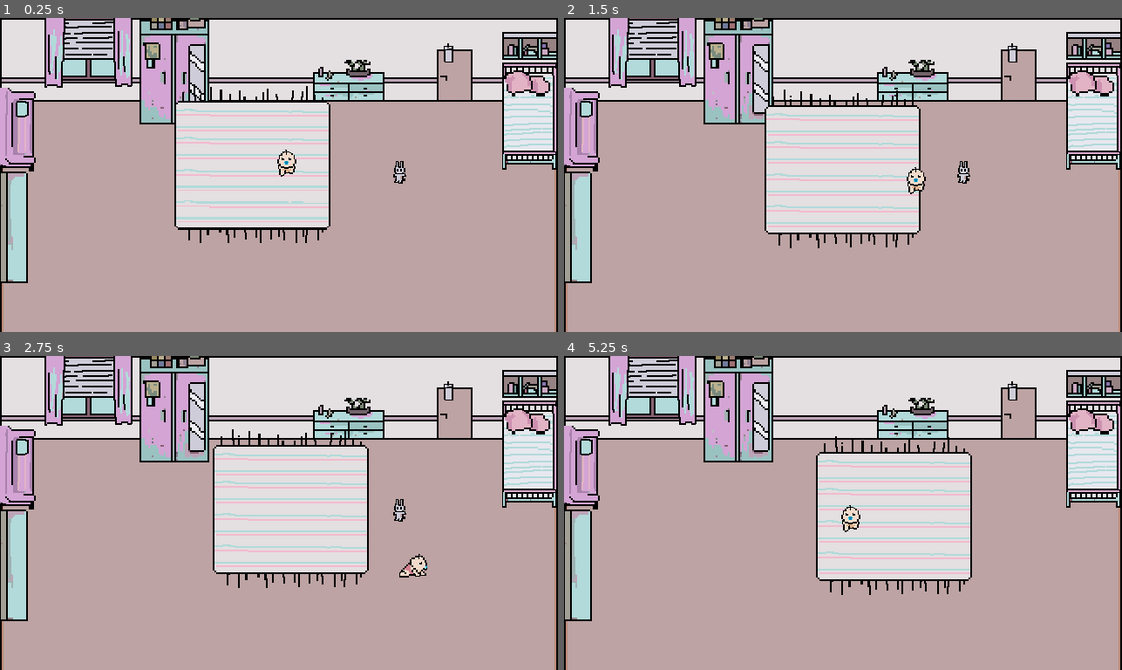
Above: before the commit, frames 1-4 (two rows, left to right).
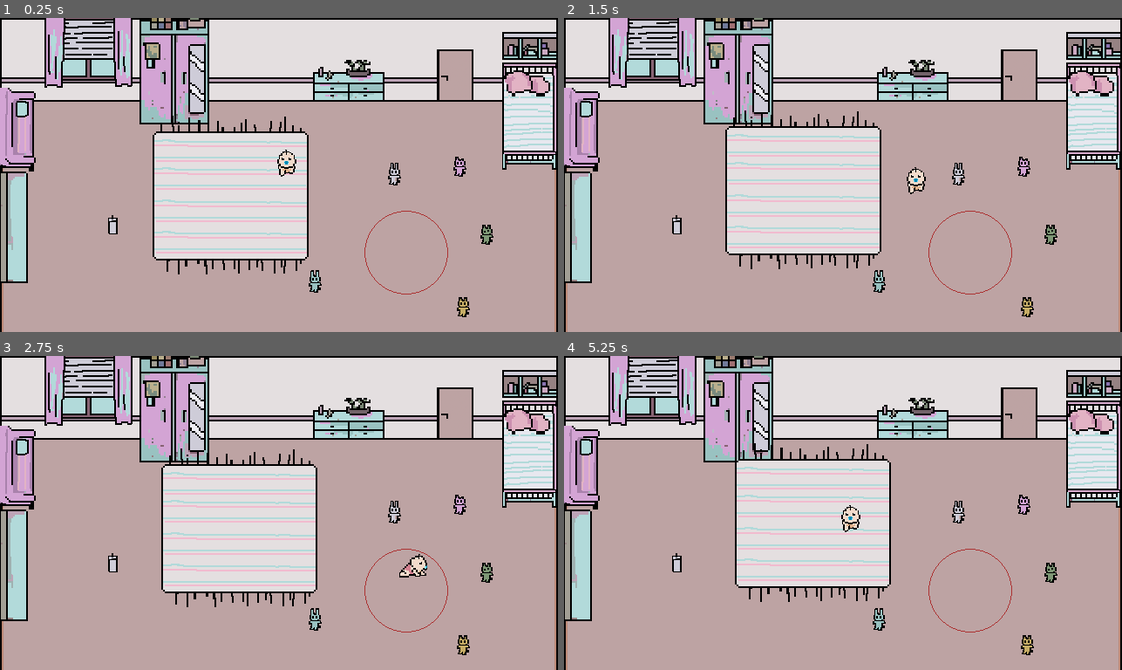
Above: after the commit, the same moments.

Repository: tucson0911/satanic-baby
Game: Godot game, scene res://scenes/main/main.tscn
Two runs of this game, one before a commit and one after it. Both use one fixed random seed, a clock stepped at 60 frames per second and the inputs below.
Inputs:
- Up to frame 1 (0.25 s): no input
- Up to frame 2 (1.5 s): tap Enter at 0.5 s; hold D (move_right) 0.53-1.28 s; hold E (interact) 0.53-1.28 s; hold S (move_down) from 1.28 s (still down); tap E (interact) at 1.35 s
- Up to frame 3 (2.75 s): release S (move_down) at 2.03 s; hold D (move_right) from 2.03 s (still down); hold E (interact) from 2.03 s (still down)
- Up to frame 4 (5.25 s): release D (move_right) at 2.78 s; release E (interact) at 2.78 s; hold W (move_up) 2.78-3.53 s; tap E (interact) at 2.85, 4.35 s; hold E (interact) 3.53-4.28 s; hold A (move_left) 3.53-5.03 s; hold S (move_down) from 5.03 s (still down); hold E (interact) from 5.03 s (still down)

The runs differ from the first frame. In frame 1, 12% of the frame differs, in the area x 19-89%, y 8-96%; in frame 2, 13%; in frame 3, 14%; in frame 4, 16%.

Commit message:
Added the interaction with dolls and pentagram, also scripted parent inspection

Diff:
--- /dev/null
+++ b/scenes/main/Door.tscn
@@ -0,0 +1,14 @@
+[gd_scene format=3 uid="uid://djp0ybys1i1fm"]
+
+[ext_resource type="Script" uid="uid://x3y7qtl1bm17" path="res://scripts/systems/Door.gd" id="1_hhusn"]
+[ext_resource type="Texture2D" uid="uid://bxpseei82vka8" path="res://assets/objects/door_closed.png" id="2_0720s"]
+[ext_resource type="Texture2D" uid="uid://c13x5kh4q1raq" path="res://assets/objects/door_open.png" id="3_xehwv"]
+
+[node name="Door" type="Node2D" unique_id=322781919]
+script = ExtResource("1_hhusn")
+
+[node name="DoorClosed" type="Sprite2D" parent="." unique_id=898992052]
+texture = ExtResource("2_0720s")
+
+[node name="DoorOpen" type="Sprite2D" parent="." unique_id=24237899]
+texture = ExtResource("3_xehwv")
--- a/scenes/main/main.tscn
+++ b/scenes/main/main.tscn
@@ -3,6 +3,7 @@
 [ext_resource type="PackedScene" uid="uid://dk8m1ld5orcd6" path="res://scenes/main/room.tscn" id="1_a8run"]
 [ext_resource type="Script" uid="uid://bsu2slaqujuie" path="res://scripts/player/PlayerController.gd" id="1_ow5a4"]
 [ext_resource type="Texture2D" uid="uid://bstpxe3rms5tl" path="res://assets/characters/baby.png" id="2_ow5a4"]
+[ext_resource type="PackedScene" uid="uid://djp0ybys1i1fm" path="res://scenes/main/Door.tscn" id="2_p8abn"]
 [ext_resource type="Script" uid="uid://durogn4r31puj" path="res://scripts/ritual/objects/Carpet.gd" id="3_hujxm"]
 [ext_resource type="Texture2D" uid="uid://15bjc3x41iwh" path="res://assets/environment/carpet_placeholder.jpg" id="4_yyfjg"]
 [ext_resource type="Script" uid="uid://biraqgj6blitd" path="res://scripts/ritual/objects/PickableObject.gd" id="5_b1x3f"]
@@ -10,6 +11,18 @@
 [ext_resource type="Texture2D" uid="uid://cgayh2gll1ahf" path="res://assets/objects/candle1.png" id="6_hujxm"]
 [ext_resource type="Texture2D" uid="uid://dyitqoyk2jsl0" path="res://assets/objects/candle2.png" id="7_yyfjg"]
 [ext_resource type="PackedScene" uid="uid://bcw5v3cd0jtvc" path="res://scenes/items/TeddyBear.tscn" id="9_b1x3f"]
+[ext_resource type="Script" uid="uid://3cuy3dka57y5" path="res://scripts/systems/GameManager.gd" id="11_ouso4"]
+[ext_resource type="Texture2D" uid="uid://ti7xwyd8hyvi" path="res://assets/objects/plushblue1.png" id="11_raeie"]
+[ext_resource type="PackedScene" uid="uid://71mckq1lde74" path="res://scenes/ritual/Pentagram.tscn" id="11_th5th"]
+[ext_resource type="Script" uid="uid://c15jxcgga08e0" path="res://scripts/ritual/objects/Pentagram.gd" id="12_7smn1"]
+[ext_resource type="Texture2D" uid="uid://bw2xcplutlm75" path="res://assets/objects/plushblue2.png" id="12_hxu8e"]
+[ext_resource type="Texture2D" uid="uid://dc256dnp5nqit" path="res://assets/objects/plushgreen1.png" id="13_pg34l"]
+[ext_resource type="Texture2D" uid="uid://bpay2j3nylpax" path="res://assets/objects/plushgreen2.png" id="14_m4h2d"]
+[ext_resource type="Texture2D" uid="uid://b26uad8ynkwxw" path="res://assets/objects/plushpink1.png" id="15_p8abn"]
+[ext_resource type="Texture2D" uid="uid://hety2nlcvo6l" path="res://assets/objects/plushpink2.png" id="16_s17dp"]
+[ext_resource type="Texture2D" uid="uid://bp30vqnlmbvfk" path="res://assets/objects/plushyellow1.png" id="17_37hlw"]
+[ext_resource type="Texture2D" uid="uid://bmcd08anyy3g8" path="res://assets/objects/plushyellow2.png" id="18_6llfj"]
+[ext_resource type="Script" uid="uid://c8n81630hoeuv" path="res://scripts/systems/ParentSystem.gd" id="22_m4h2d"]
 
 [sub_resource type="RectangleShape2D" id="RectangleShape2D_hyk8p"]
 size = Vector2(43, 51.999992)
@@ -350,7 +363,7 @@
 size = Vector2(19.545471, 12.000008)
 
 [sub_resource type="RectangleShape2D" id="RectangleShape2D_iuonh"]
-size = Vector2(254, 182)
+size = Vector2(189, 189)
 
 [sub_resource type="RectangleShape2D" id="RectangleShape2D_k2fmo"]
 size = Vector2(19.74707, 23)
@@ -358,6 +371,9 @@
 [node name="Main" type="Node2D" unique_id=1919952599]
 
 [node name="Room" parent="." unique_id=1695487121 instance=ExtResource("1_a8run")]
+
+[node name="Door" parent="." unique_id=322781919 instance=ExtResource("2_p8abn")]
+position = Vector2(522, 69)
 
 [node name="Player" type="CharacterBody2D" parent="." unique_id=312805971]
 z_index = 100
@@ -388,10 +404,11 @@
 position = Vector2(0.2272644, 9.727249)
 shape = SubResource("RectangleShape2D_rl7k7")
 
-[node name="Carpet" type="Area2D" parent="." unique_id=1328000553]
+[node name="Carpet" type="Area2D" parent="." unique_id=1328000553 node_paths=PackedStringArray("pentagram_center")]
 z_index = 50
-position = Vector2(289, 168)
+position = Vector2(264, 203)
 script = ExtResource("3_hujxm")
+pentagram_center = NodePath("../Pentagram/CoverPoint")
 metadata/_edit_group_ = true
 
 [node name="Sprite2D" type="Sprite2D" parent="Carpet" unique_id=376251306]
@@ -414,7 +431,7 @@
 
 [node name="Candle" type="Area2D" parent="." unique_id=1298955212]
 z_index = 25
-position = Vector2(515.2529, 40.3891)
+position = Vector2(130, 237)
 script = ExtResource("5_b1x3f")
 metadata/_edit_group_ = true
 
@@ -432,5 +449,48 @@
 texture_filter = 1
 texture = ExtResource("7_yyfjg")
 
-[node name="TeddyBear" parent="." unique_id=533541291 instance=ExtResource("9_b1x3f")]
-position = Vector2(459, 177)
+[node name="TeddyBear" parent="." unique_id=533541291 node_paths=PackedStringArray("game_manager") instance=ExtResource("9_b1x3f")]
+position = Vector2(453, 179)
+game_manager = NodePath("../Systems/GameManager")
+
+[node name="TeddyBear2" parent="." unique_id=1141598109 node_paths=PackedStringArray("game_manager") instance=ExtResource("9_b1x3f")]
+position = Vector2(361, 303)
+normal_texture = ExtResource("11_raeie")
+broken_texture = ExtResource("12_hxu8e")
+game_manager = NodePath("../Systems/GameManager")
+
+[node name="TeddyBear3" parent="." unique_id=1659773783 node_paths=PackedStringArray("game_manager") instance=ExtResource("9_b1x3f")]
+position = Vector2(558, 248)
+normal_texture = ExtResource("13_pg34l")
+broken_texture = ExtResource("14_m4h2d")
+game_manager = NodePath("../Systems/GameManager")
+
+[node name="TeddyBear4" parent="." unique_id=352404722 node_paths=PackedStringArray("game_manager") instance=ExtResource("9_b1x3f")]
+position = Vector2(527, 170)
+normal_texture = ExtResource("15_p8abn")
+broken_texture = ExtResource("16_s17dp")
+game_manager = NodePath("../Systems/GameManager")
+
+[node name="TeddyBear5" parent="." unique_id=1290428097 node_paths=PackedStringArray("game_manager") instance=ExtResource("9_b1x3f")]
+position = Vector2(531, 331)
+normal_texture = ExtResource("17_37hlw")
+broken_texture = ExtResource("18_6llfj")
+game_manager = NodePath("../Systems/GameManager")
+
+[node name="Pentagram" parent="." unique_id=1349419566 node_paths=PackedStringArray("game_manager") instance=ExtResource("11_th5th")]
+position = Vector2(466, 269)
+script = ExtResource("12_7smn1")
+game_manager = NodePath("../Systems/GameManager")
+
+[node name="Systems" type="Node" parent="." unique_id=499423747]
+
+[node name="GameManager" type="Node" parent="Systems" unique_id=140387077]
+script = ExtResource("11_ouso4")
+
+[node name="ParentSystem" type="Node" parent="Systems" unique_id=651861332 node_paths=PackedStringArray("game_manager", "carpet", "door")]
+script = ExtResource("22_m4h2d")
+game_manager = NodePath("../GameManager")
+carpet = NodePath("../../Carpet")
+door = NodePath("../../Door")
+
+[editable path="Pentagram"]
--- /dev/null
+++ b/scenes/ritual/Pentagram.tscn
@@ -0,0 +1,67 @@
+[gd_scene format=3 uid="uid://71mckq1lde74"]
+
+[ext_resource type="Texture2D" uid="uid://dk01ix6ylvxuk" path="res://assets/environment/pentagramstar.png" id="1_nuu3h"]
+
+[sub_resource type="CircleShape2D" id="CircleShape2D_raeie"]
+radius = 49.11
+
+[sub_resource type="AtlasTexture" id="AtlasTexture_kprmy"]
+atlas = ExtResource("1_nuu3h")
+region = Rect2(0, 0, 96, 96)
+
+[sub_resource type="AtlasTexture" id="AtlasTexture_7sgp8"]
+atlas = ExtResource("1_nuu3h")
+region = Rect2(96, 0, 96, 96)
+
+[sub_resource type="AtlasTexture" id="AtlasTexture_piu1j"]
+atlas = ExtResource("1_nuu3h")
+region = Rect2(192, 0, 96, 96)
+
+[sub_resource type="AtlasTexture" id="AtlasTexture_kyl76"]
+atlas = ExtResource("1_nuu3h")
+region = Rect2(288, 0, 96, 96)
+
+[sub_resource type="AtlasTexture" id="AtlasTexture_y3tjs"]
+atlas = ExtResource("1_nuu3h")
+region = Rect2(384, 0, 96, 96)
+
+[sub_resource type="AtlasTexture" id="AtlasTexture_r50vm"]
+atlas = ExtResource("1_nuu3h")
+region = Rect2(480, 0, 96, 96)
+
+[sub_resource type="SpriteFrames" id="SpriteFrames_nlaol"]
+animations = [{
+"frames": [{
+"duration": 1.0,
+"texture": SubResource("AtlasTexture_kprmy")
+}, {
+"duration": 1.0,
+"texture": SubResource("AtlasTexture_7sgp8")
+}, {
+"duration": 1.0,
+"texture": SubResource("AtlasTexture_piu1j")
+}, {
+"duration": 1.0,
+"texture": SubResource("AtlasTexture_kyl76")
+}, {
+"duration": 1.0,
+"texture": SubResource("AtlasTexture_y3tjs")
+}, {
+"duration": 1.0,
+"texture": SubResource("AtlasTexture_r50vm")
+}],
+"loop": 0,
+"name": &"progress",
+"speed": 5.0
+}]
+
+[node name="Pentagram" type="Area2D" unique_id=1349419566]
+
+[node name="CollisionShape2D" type="CollisionShape2D" parent="." unique_id=762311638]
+shape = SubResource("CircleShape2D_raeie")
+
+[node name="AnimatedSprite2D" type="AnimatedSprite2D" parent="." unique_id=914190473]
+sprite_frames = SubResource("SpriteFrames_nlaol")
+animation = &"progress"
+
+[node name="CoverPoint" type="Marker2D" parent="." unique_id=556224891]
--- a/scripts/interactions/Interactables.gd
+++ b/scripts/interactions/Interactables.gd
@@ -1,6 +1,7 @@
 class_name Interactable
 extends Area2D
 
+@export var interaction_priority: int = 0
 
 func interact_pressed(_player: CharacterBody2D) -> void:
 	pass
--- a/scripts/player/PlayerController.gd
+++ b/scripts/player/PlayerController.gd
@@ -88,20 +88,28 @@
 
 
 func get_interactable() -> Interactable:
-	var closest_interactable: Interactable = null
-	var closest_distance := INF
+	var best_interactable: Interactable = null
+	var best_priority: int = -999999
+	var closest_distance: float = INF
 
 	for area in interact_detector.get_overlapping_areas():
 		if area is Interactable:
+			var interactable := area as Interactable
 			var distance := global_position.distance_squared_to(
-				area.global_position
+				interactable.global_position
 			)
 
-			if distance < closest_distance:
+			if interactable.interaction_priority > best_priority:
+				best_priority = interactable.interaction_priority
 				closest_distance = distance
-				closest_interactable = area
+				best_interactable = interactable
 
-	return closest_interactable
+			elif interactable.interaction_priority == best_priority:
+				if distance < closest_distance:
+					closest_distance = distance
+					best_interactable = interactable
+
+	return best_interactable
 
 
 func try_pick_up() -> bool:
--- a/scripts/ritual/objects/Carpet.gd
+++ b/scripts/ritual/objects/Carpet.gd
@@ -1,32 +1,38 @@
 extends Interactable
 
-@export var move_per_press: float = 15.0
+@export var move_per_press: float = 12.0
+@export var stop_distance: float = 35.0
+@export var pentagram_center: Node2D
+@export var cover_distance: float = 30.0
+var is_covering_pentagram: bool = false
 
-@onready var pos_a_node: Node2D = $PositionA
-@onready var pos_b_node: Node2D = $PositionB
-
-var global_pos_a: Vector2
-var global_pos_b: Vector2
-
-var target_is_b: bool = true
+func _ready() -> void:
+	interaction_priority = 10
 
 
-func _ready() -> void:
-	global_pos_a = pos_a_node.global_position
-	global_pos_b = pos_b_node.global_position
 
-	global_position = global_pos_a
+func interact_pressed(player: CharacterBody2D) -> void:
+	var target := player.global_position
 
+	var distance_to_player := global_position.distance_to(target)
 
-func interact_pressed(_player: CharacterBody2D) -> void:
-	var target := global_pos_b if target_is_b else global_pos_a
+	if distance_to_player > stop_distance:
+		global_position = global_position.move_toward(
+			target,
+			move_per_press
+		)
 
-	global_position = global_position.move_toward(
-		target,
-		move_per_press
+	update_cover_state()
+
+func update_cover_state() -> void:
+	if not pentagram_center:
+		return
+
+	is_covering_pentagram = (
+		global_position.distance_to(
+			pentagram_center.global_position
+		) <= cover_distance
 	)
 
-	# Carpet has reached its destination
-	if global_position.distance_to(target) < 0.1:
-		global_position = target
-		target_is_b = !target_is_b
+	if is_covering_pentagram:
+		print("Pentagram covered")
--- /dev/null
+++ b/scripts/ritual/objects/Pentagram.gd
@@ -0,0 +1,81 @@
+extends Interactable
+
+@export var draw_time: float = 2.0
+@export var game_manager: GameManager
+
+@onready var sprite: AnimatedSprite2D = $AnimatedSprite2D
+
+var draw_progress: float = 0.0
+var is_drawing: bool = false
+
+
+func _ready() -> void:
+	sprite.animation = "progress"
+	sprite.frame = 0
+
+
+func interact_pressed(_player: CharacterBody2D) -> void:
+	if not can_draw():
+		return
+
+	is_drawing = true
+	print("Started drawing pentagram")
+
+
+func interact_held(_player: CharacterBody2D, delta: float) -> void:
+	if not is_drawing:
+		return
+
+	if not can_draw():
+		cancel_drawing()
+		return
+
+	draw_progress += delta
+
+	print("Drawing: ", snapped(draw_progress, 0.1), "/", draw_time)
+
+	if draw_progress >= draw_time:
+		complete_segment()
+
+
+func interact_released(_player: CharacterBody2D) -> void:
+	if is_drawing:
+		cancel_drawing()
+
+
+func can_draw() -> bool:
+	if not game_manager:
+		return false
+
+	if game_manager.current_phase != GameManager.Phase.PENTAGRAM:
+		return false
+
+	if game_manager.pentagram_segments >= game_manager.total_pentagram_segments:
+		return false
+
+	if not game_manager.has_drawing_material():
+		return false
+
+	return true
+
+
+func complete_segment() -> void:
+	if not game_manager.use_drawing_material():
+		cancel_drawing()
+		return
+
+	game_manager.add_pentagram_segment()
+
+	sprite.frame = game_manager.pentagram_segments
+
+	print("Pentagram segment drawn!")
+
+	draw_progress = 0.0
+	is_drawing = false
+
+
+func cancel_drawing() -> void:
+	draw_progress = 0.0
+	is_drawing = false
+
+	print("Drawing cancelled")
--- a/scripts/ritual/objects/TeddyBear.gd
+++ b/scripts/ritual/objects/TeddyBear.gd
@@ -4,11 +4,16 @@
 @export var normal_texture: Texture2D
 @export var broken_texture: Texture2D
 
+@export var game_manager: GameManager
+
 @onready var sprite: Sprite2D = $Sprite2D
 
 var current_presses: int = 0
 var is_broken: bool = false
 
+func _ready() -> void:
+	if normal_texture:
+		sprite.texture = normal_texture
 
 func interact_pressed(_player: CharacterBody2D) -> void:
 	if is_broken:
@@ -24,5 +29,8 @@
 
 func break_teddy() -> void:
 	is_broken = true
-	sprite.texture = broken_texture
+	if broken_texture:
+		sprite.texture = broken_texture
 	print("Doll broken!")
+	if game_manager:
+		game_manager.add_drawing_material()
--- /dev/null
+++ b/scripts/systems/Door.gd
@@ -0,0 +1,19 @@
+class_name DoorVisual
+extends Node2D
+
+@onready var door_closed: Sprite2D = $DoorClosed
+@onready var door_open: Sprite2D = $DoorOpen
+
+
+func _ready() -> void:
+	close_door()
+
+
+func open_door() -> void:
+	door_closed.visible = false
+	door_open.visible = true
+
+
+func close_door() -> void:
+	door_closed.visible = true
+	door_open.visible = false
--- /dev/null
+++ b/scripts/systems/GameManager.gd
@@ -0,0 +1,84 @@
+class_name GameManager
+extends Node
+
+
+enum Phase {
+	PENTAGRAM,
+	CANDLES,
+	LIGHTING,
+	RITUAL
+}
+
+
+signal phase_changed(new_phase: Phase)
+signal suspicion_changed(new_level: int)
+signal pentagram_progress_changed(current: int, total: int)
+signal first_pentagram_segment_drawn
+
+
+@export var total_pentagram_segments: int = 5
+
+var current_phase: Phase = Phase.PENTAGRAM
+var suspicion: int = 0
+var pentagram_segments: int = 0
+var candles_placed: int = 0
+var candles_lit: int = 0
+var drawing_materials: int = 0
+
+
+func add_pentagram_segment() -> void:
+	if current_phase != Phase.PENTAGRAM:
+		return
+
+	pentagram_segments += 1
+	pentagram_progress_changed.emit(
+		pentagram_segments,
+		total_pentagram_segments
+	)
+
+	print(
+		"Pentagram: ",
+		pentagram_segments,
+		"/",
+		total_pentagram_segments
+	)
+
+	if pentagram_segments == 1:
+		first_pentagram_segment_drawn.emit()
+
+	if pentagram_segments >= total_pentagram_segments:
+		change_phase(Phase.CANDLES)
+
+
+func add_drawing_material(amount: int = 1) -> void:
+	drawing_materials += amount
+	print("Drawing materials: ", drawing_materials)
+
+
+func has_drawing_material() -> bool:
+	return drawing_materials > 0
+
+
+func use_drawing_material() -> bool:
+	if drawing_materials <= 0:
+		return false
+
+	drawing_materials -= 1
+	print("Drawing materials remaining: ", drawing_materials)
+
+	return true
+
+
+func add_suspicion(amount: int) -> void:
+	suspicion = clamp(suspicion + amount, 0, 5)
+
+	suspicion_changed.emit(suspicion)
+
+	print("Suspicion: ", suspicion, "/5")
+
+
+func change_phase(new_phase: Phase) -> void:
+	current_phase = new_phase
+	phase_changed.emit(current_phase)
+
+	print("Phase changed to: ", Phase.keys()[current_phase])
--- /dev/null
+++ b/scripts/systems/ParentSystem.gd
@@ -0,0 +1,56 @@
+class_name ParentSystem
+extends Node
+
+@export var game_manager: GameManager
+@export var carpet: Node
+
+@export var door: DoorVisual
+@export var parent_check_duration: float = 3.0
+
+@export var first_visit_delay: float = 10.0
+
+var first_visit_started := false
+
+
+func _ready() -> void:
+	if game_manager:
+		game_manager.first_pentagram_segment_drawn.connect(
+			_on_first_pentagram_segment_drawn
+		)
+
+
+func _on_first_pentagram_segment_drawn() -> void:
+	if first_visit_started:
+		return
+
+	first_visit_started = true
+
+	print("Parent will check in 10 seconds!")
+
+	await get_tree().create_timer(first_visit_delay).timeout
+
+	parent_visit()
+
+
+func parent_visit() -> void:
+	print("PARENT ENTERS ROOM")
+
+	if door:
+		door.open_door()
+
+	inspect_room()
+
+	await get_tree().create_timer(parent_check_duration).timeout
+
+	if door:
+		door.close_door()
+
+	print("PARENT LEAVES ROOM")
+
+
+func inspect_room() -> void:
+	if carpet and carpet.is_covering_pentagram:
+		print("Pentagram successfully hidden.")
+	else:
+		print("Parent saw the pentagram!")
+		game_manager.add_suspicion(1)
Not shown, added: assets/objects/closet_closed.png.import
Not shown, added: assets/objects/closet_open.png.import
Not shown, added: assets/objects/plushblue1.png.import
Not shown, added: assets/objects/plushblue2.png.import
Not shown, added: assets/objects/plushgreen1.png.import
Not shown, added: assets/objects/plushgreen2.png.import
Not shown, added: assets/objects/plushpink1.png.import
Not shown, added: assets/objects/plushpink2.png.import
Not shown, added: assets/objects/plushyellow1.png.import
Not shown, added: assets/objects/plushyellow2.png.import
Not shown, added: assets/objects/waxdoll1.png.import
Not shown, added: assets/objects/waxdoll2.png.import
(and 8 more such lines)
